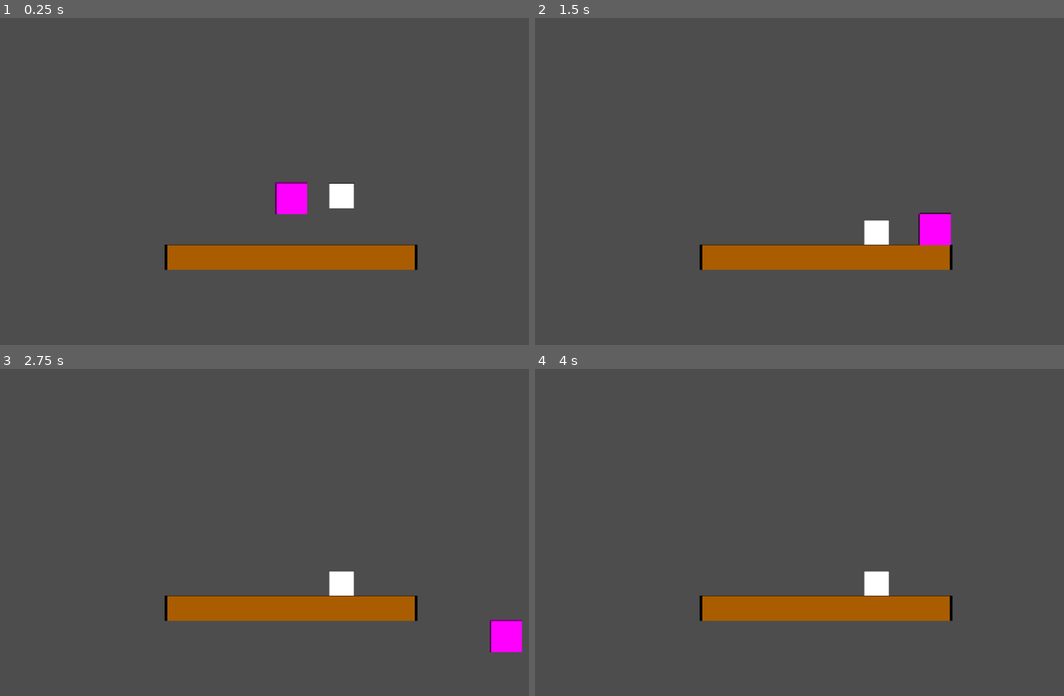
Above: before the commit, frames 1-4 (two rows, left to right).
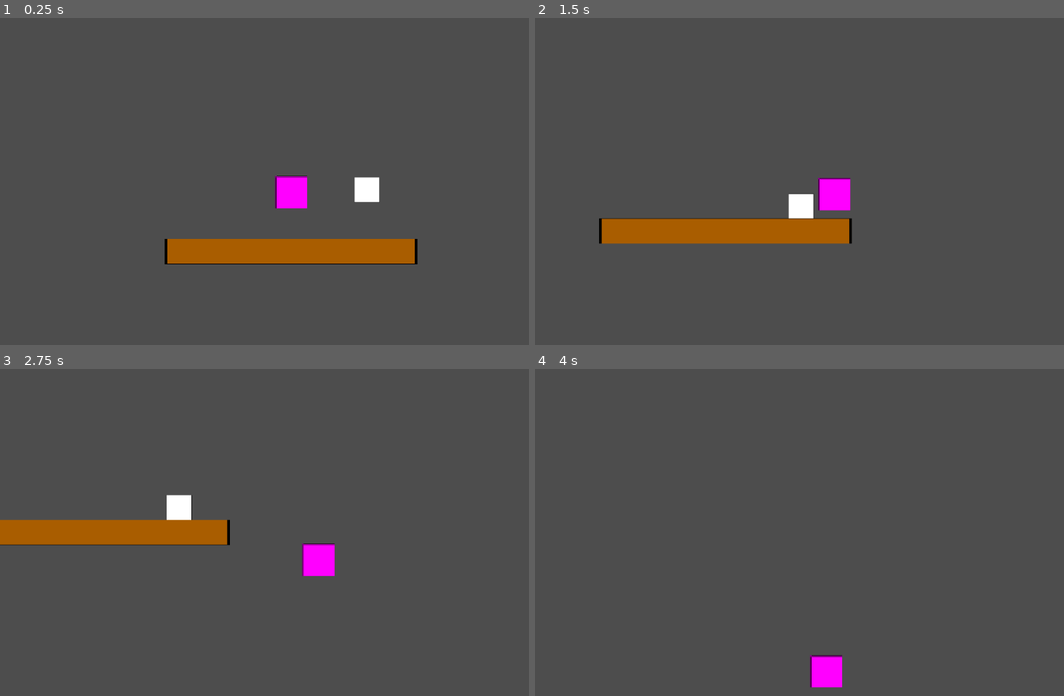
Above: after the commit, the same moments.

Repository: benitsch/Ludum-Dare-58
Game: Godot game, scene res://Scenes/TestMartin.tscn
Same seed, same stepped clock (60 frames per second), same inputs: the game is played once before the commit and once after it. This scene is started directly instead of the project's main scene.
Inputs (mouse positions are in pixels of both pictures, inside the frame that each line leads up to):
- Up to frame 1 (0.25 s): no input
- Up to frame 2 (1.5 s): tap Enter (ui_accept) at 0.5 s; move the mouse to (952, 165) at 0.52 s; hold Right (move_right) 0.53-1.25 s; hold Shift (dash) 0.53-1.25 s; click (952, 165) at 0.67 s; tap Space (jump) at 0.77 s; drag from (709, 197) to (799, 246) at 1.27 s
- Up to frame 3 (2.75 s): move the mouse to (349, 460) at 2.02 s; hold Right (move_right) from 2.03 s (still down); hold Shift (dash) from 2.03 s (still down)
- Up to frame 4 (4 s): release Right (move_right) at 2.75 s; release Shift (dash) at 2.75 s; drag from (799, 597) to (651, 483) at 2.77 s; move the mouse to (1000, 581) at 3.52 s; hold A (move_left) from 3.53 s (still down); hold Shift (dash) from 3.53 s (still down); tap Space (jump) at 3.77 s

The runs differ from the first frame. In frame 1, 2.9% of the frame differs, in the area x 31-79%, y 48-78%; in frame 2, 9.4%, in the area x 12-79%, y 48-78%; in frame 3, 9.0%; in frame 4, 4.7%.

Commit message:
pushbox finished

Diff:
--- a/Scenes/TestMartin.tscn
+++ b/Scenes/TestMartin.tscn
@@ -10,9 +10,7 @@
 [node name="TestMartin" type="Node2D"]
 
 [node name="PushingBox" parent="." instance=ExtResource("1_dmhhv")]
-position = Vector2(100, 0)
-
-[node name="Camera2D" type="Camera2D" parent="."]
+position = Vector2(150, 0)
 
 [node name="Ground" type="StaticBody2D" parent="."]
 
--- a/Scenes/objects/pushing box.tscn
+++ b/Scenes/objects/pushing box.tscn
@@ -6,6 +6,10 @@
 size = Vector2(50, 50)
 
 [node name="PushingBox" type="RigidBody2D"]
+collision_layer = 4
+collision_mask = 7
+mass = 2.0
+lock_rotation = true
 
 [node name="Sprite2D" type="Sprite2D" parent="."]
 scale = Vector2(0.1, 0.1)
--- a/chris/Player1.tscn
+++ b/chris/Player1.tscn
@@ -8,9 +8,12 @@
 [sub_resource type="RectangleShape2D" id="RectangleShape2D_3xqox"]
 size = Vector2(64, 64)
 
+[sub_resource type="RectangleShape2D" id="RectangleShape2D_dhle8"]
+size = Vector2(66, 34)
+
 [node name="Player1" type="CharacterBody2D"]
 collision_layer = 2
-collision_mask = 7
+collision_mask = 5
 script = ExtResource("1_dhle8")
 
 [node name="Sprite2D" type="Sprite2D" parent="."]
@@ -22,3 +25,14 @@
 [node name="Camera2D" type="Camera2D" parent="."]
 position_smoothing_enabled = true
 rotation_smoothing_enabled = true
+
+[node name="PhysicsCheck" type="Area2D" parent="."]
+collision_layer = 2
+collision_mask = 4
+
+[node name="CollisionShape2D" type="CollisionShape2D" parent="PhysicsCheck"]
+position = Vector2(0, -7)
+shape = SubResource("RectangleShape2D_dhle8")
+
+[connection signal="body_entered" from="PhysicsCheck" to="." method="_on_physics_check_body_entered"]
+[connection signal="body_exited" from="PhysicsCheck" to="." method="_on_physics_check_body_exited"]
--- a/chris/player_1.gd
+++ b/chris/player_1.gd
@@ -28,3 +28,15 @@
 
 	# Move the player
 	move_and_slide()
+
+var objectList : Array[Node2D]
+
+func _on_physics_check_body_entered(body: Node2D) -> void:
+	objectList.append(body)
+	$".".set_collision_mask_value(3, false)
+
+func _on_physics_check_body_exited(body: Node2D) -> void:
+	objectList.erase(body)
+
+	if objectList.size() == 0:
+		$".".set_collision_mask_value(3, true)
Not shown: 1 places in chris/Player1.tscn that only renumber resources
